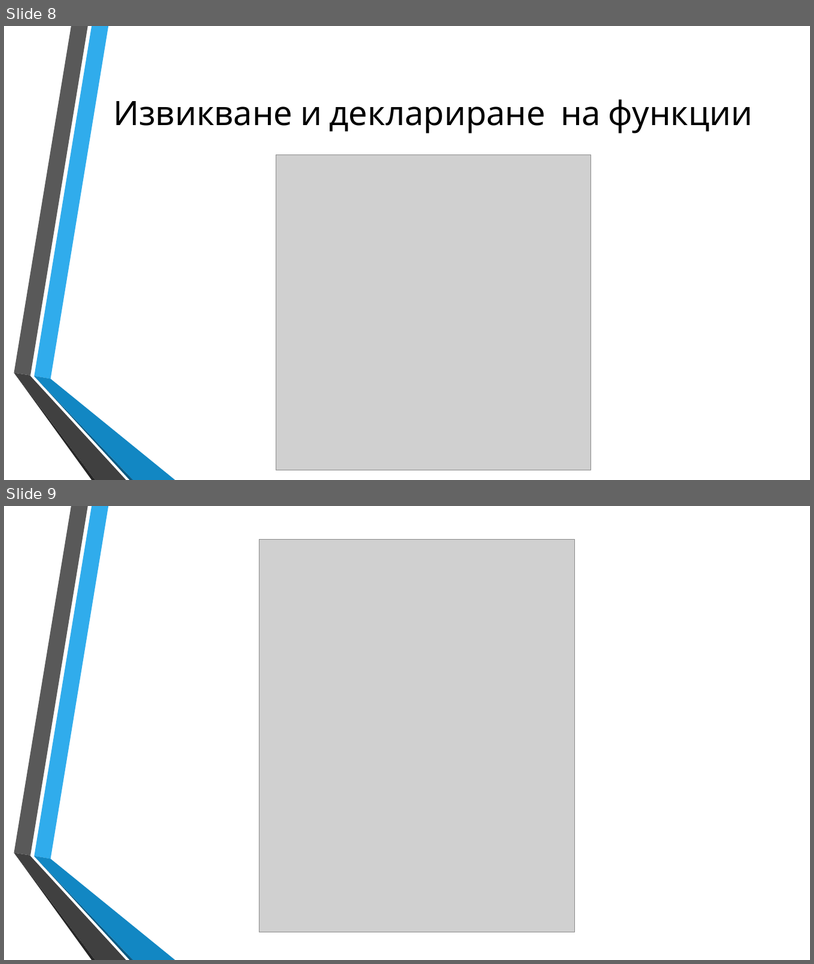
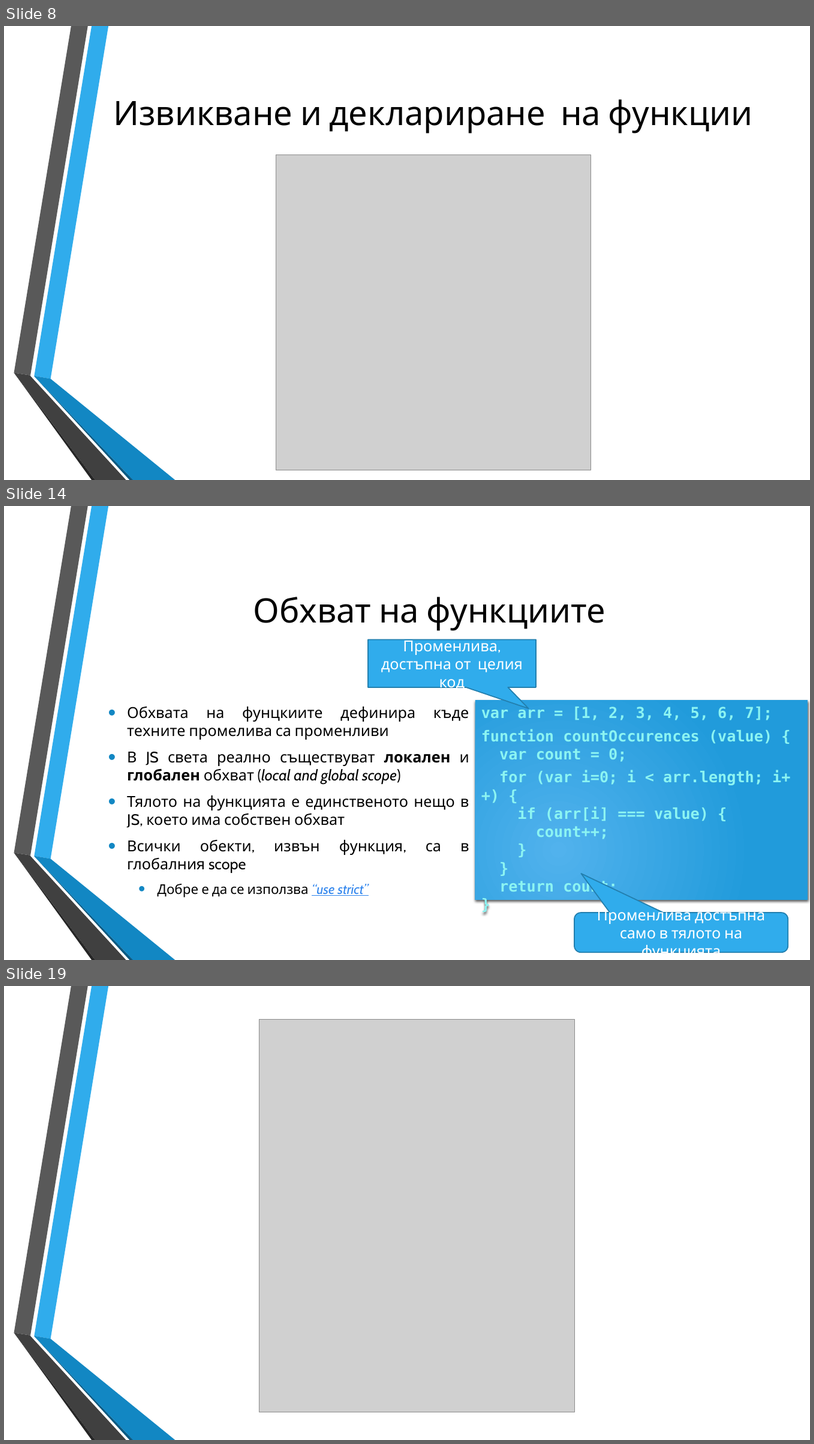
Before and after one commit to dnmitev/IT-Academy, a slide deck: JS Fundamentals/7.Functions/JS-Functions.pptx. Shown one above the other, each under a label of ours: slides 8 and 9 before the commit, slides 8, 14 and 19 after it; the slides between them are not shown. The pictures are 814x964 and 814x1444 pixels, drawn with LibreOffice and Linux fonts; fonts in the diff are those of the drawing; grey boxes stand for pictures; background and template pictures are left out. Boxes give left, top, right and bottom in pixels: in the first picture for what was removed or moved away, otherwise in the second. Text is boxed around its words. In the diff, an @@ line names an element or a change of style, - is before the commit and + after.

Commit message:
functions lecture is done

```diff
--- a/JS Fundamentals/7.Functions/JS-Functions.pptx
+++ b/JS Fundamentals/7.Functions/JS-Functions.pptx
@@ slide 14 added at (x1=4, y1=506, x2=810, y2=960), background picture (left out); not listed: 6 template elements that a slide beside it also shows @@
@@ title added at (x1=254, y1=597, x2=606, y2=631), 40 pt, text #000000 @@
+Обхват на функциите
@@ speech box added at (x1=368, y1=640, x2=536, y2=687), fill #30ACEC, outline #247FAF 1.25 pt, 18 pt, text #FFFFFF @@
+Променлива, достъпна от целия код
@@ rectangle added at (x1=476, y1=700, x2=809, y2=900), fill gradient #51B3ED to #219CDB, 18 pt, text #8CF4F2, bold @@
+var arr = [1, 2, 3, 4, 5, 6, 7];
+function countOccurences (value) {
+var count = 0;
+for (var i=0; i < arr.length; i++) {
+if (arr[i] === value) {
+count++;
+}
+}
+return count;
+}
@@ text added at (x1=127, y1=706, x2=470, y2=897), 18 pt, text #000000 @@
+• Обхвата на фунцкиите дефинира къде техните промелива са променливи
+• В JS света реално съществуват локален и глобален обхват (local and global scope)
+• Тялото на функцията е единственото нещо в JS, което има собствен обхват
+• Всички обекти, извън функция, са в глобалния scope
+  • Добре е да се използва “use strict”
@@ rounded speech box added at (x1=575, y1=913, x2=789, y2=952), fill #30ACEC, outline #247FAF 1.25 pt, 18 pt, text #FFFFFF @@
+Променлива достъпна само в тялото на функцията
@@ what was slide 9 is now slide 19 @@
```
Also in this commit, not shown: 1 slide changed, 9 other slides added, 6 other files.
